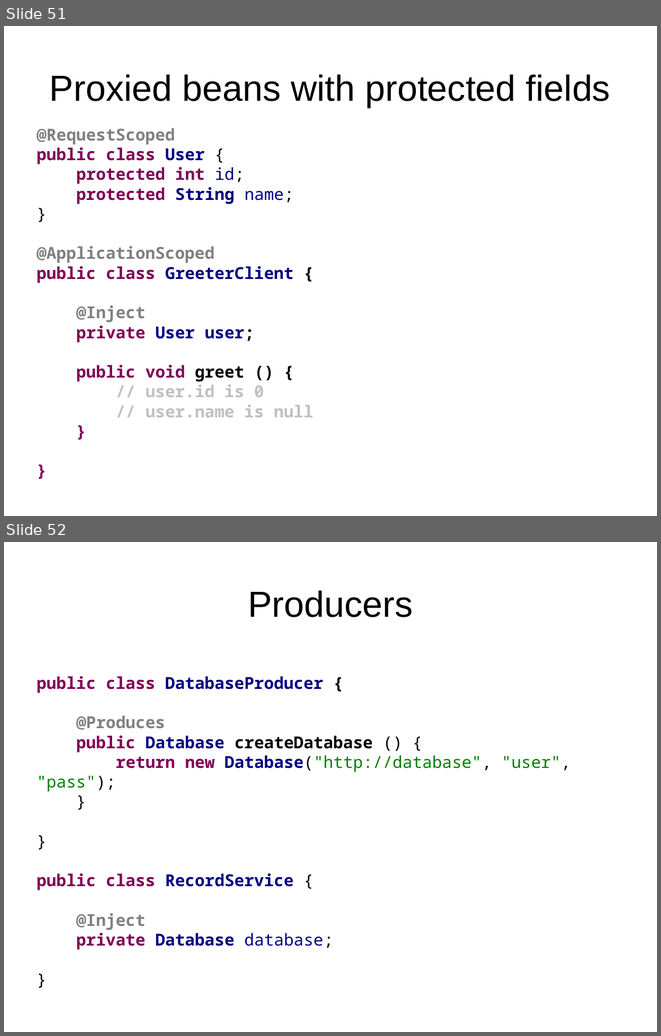
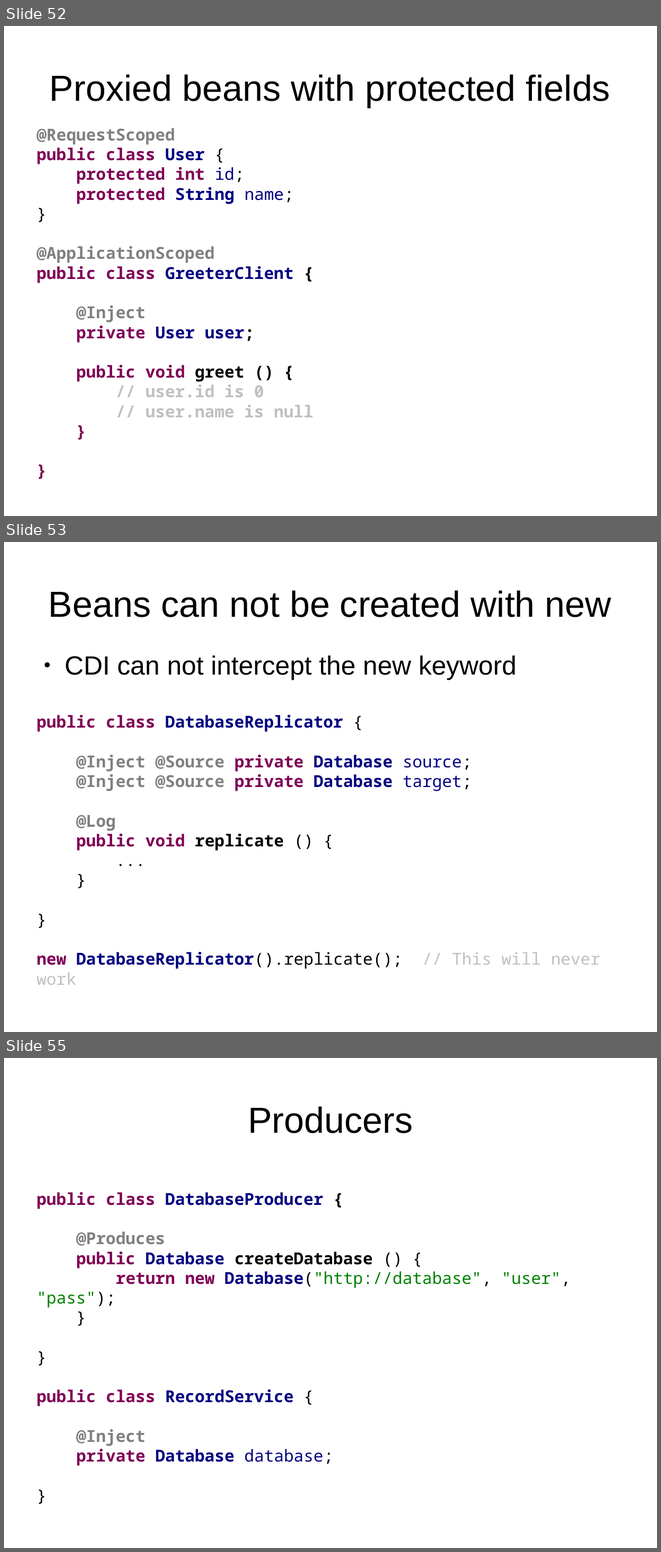
Before and after one commit to FrigoCoder/CDI, a slide deck: CDI.odp. Shown one above the other, each under a label of ours: slides 51 and 52 before the commit, slides 52, 53 and 55 after it; the slides between them are not shown. The pictures are 661x1036 and 661x1552 pixels, drawn with LibreOffice and Linux fonts; fonts in the diff are those of the drawing. Boxes give left, top, right and bottom in pixels: in the first picture for what was removed or moved away, otherwise in the second. Text is boxed around its words. In the diff, an @@ line names an element or a change of style, - is before the commit and + after.

```diff
--- a/CDI.odp
+++ b/CDI.odp
@@ slide 53 added at (x1=4, y1=542, x2=657, y2=1032), background #FFFFFF @@
@@ title added at (x1=49, y1=590, x2=611, y2=617), 44 pt, text #000000 @@
+Beans can not be created with new
@@ text added at (x1=37, y1=655, x2=600, y2=969), 20 pt, text #000000, bold @@
+● CDI can not intercept the new keyword
+public class DatabaseReplicator {
+@Inject @Source private Database source;
+@Inject @Source private Database target;
+@Log
+public void replicate () {
+...
+}
+}
+new DatabaseReplicator().replicate(); // This will never work
@@ what was slide 51 is now slide 52 @@
@@ what was slide 52 is now slide 55 @@
```
Also in this commit, not shown: 3 slides changed, 4 other slides added, 6 other files.
